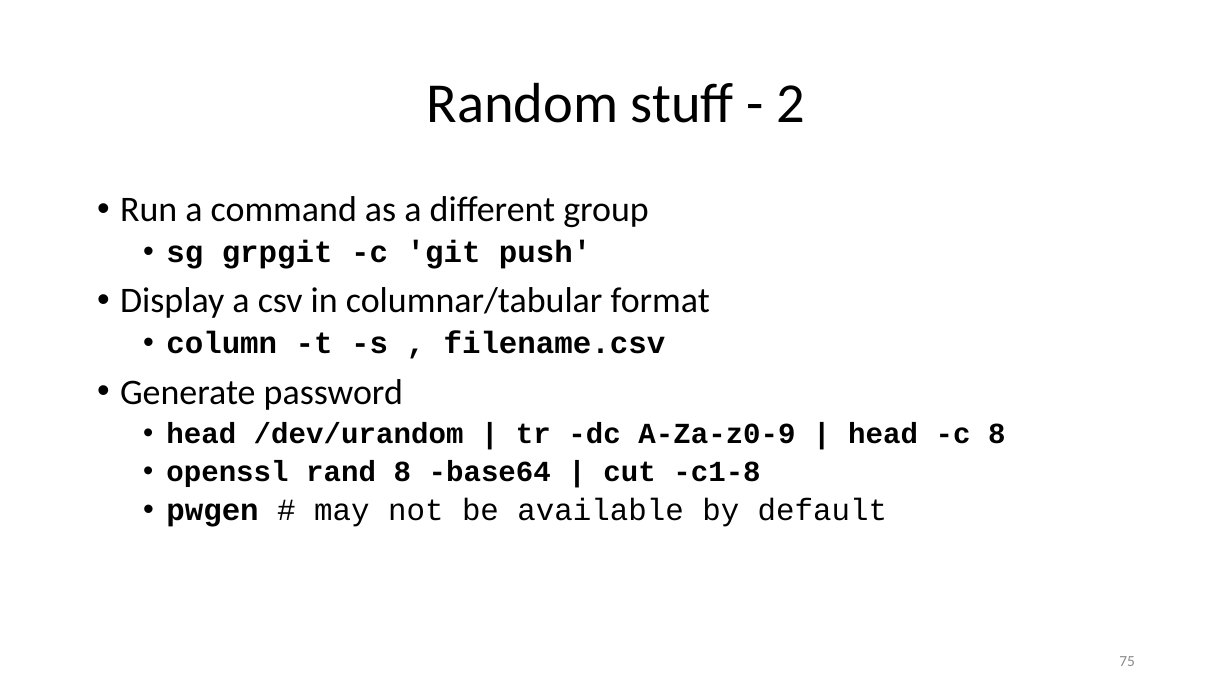
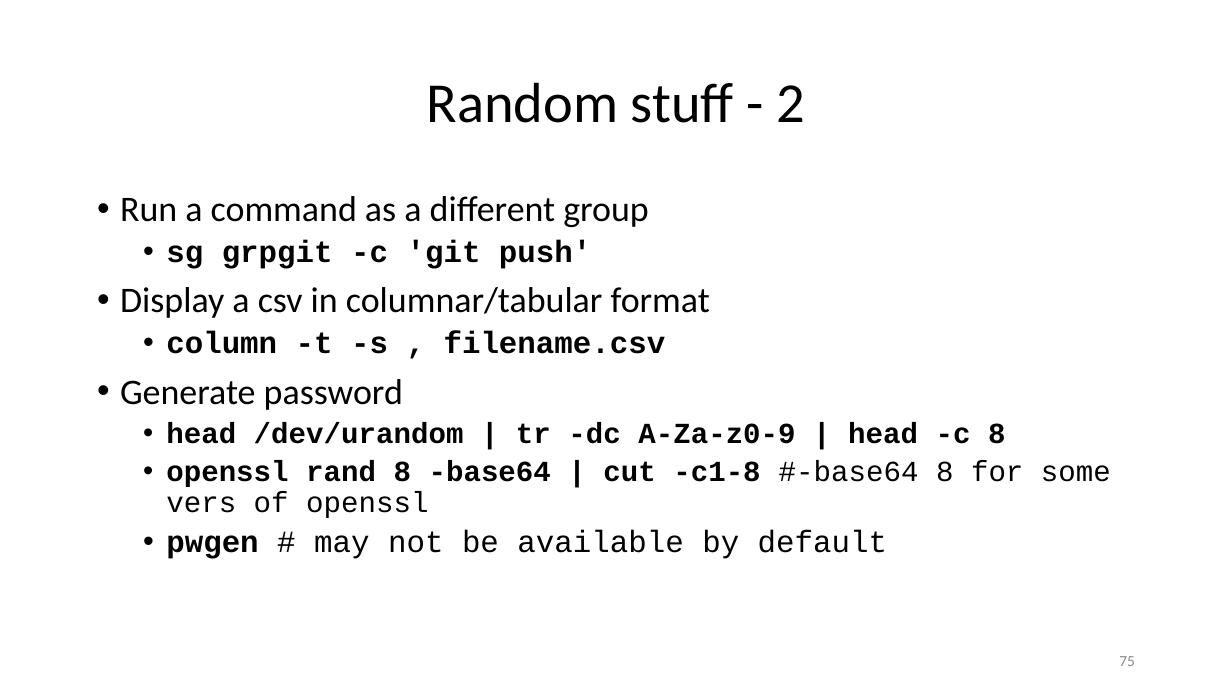
Before and after one commit to ketancmaheshwari/lisa19, a slide deck: slide 75 of lpt_LISA.pptx. Drawn at 1232x693 pixels with LibreOffice and Linux fonts; fonts in the diff are those of the drawing. Boxes give left, top, right and bottom in pixels: in the first picture for what was removed or moved away, otherwise in the second. Text is boxed around its words. In the diff, an @@ line names an element or a change of style, - is before the commit and + after.

```diff
--- a/lpt_LISA.pptx
+++ b/lpt_LISA.pptx
@@ text at [166,460,1111,518]: text changed; bold off @@
-  • openssl rand 8 -base64 | cut -c1-8
+  • openssl rand 8 -base64 | cut -c1-8 #-base64 8 for some vers of openssl
```
Also in this commit, not shown: 8 other slides changed.
